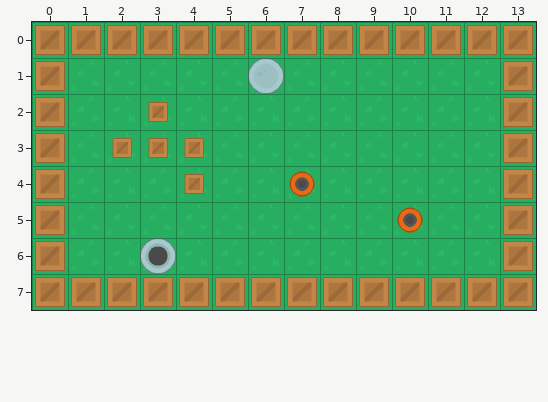
Level history. Tiled map: bot-battles/data/source/map.tmx. Above: the version before the commit.
Cells are 64x64 px. Shown: x 0..13, y 0..7.
The same view after the edit:
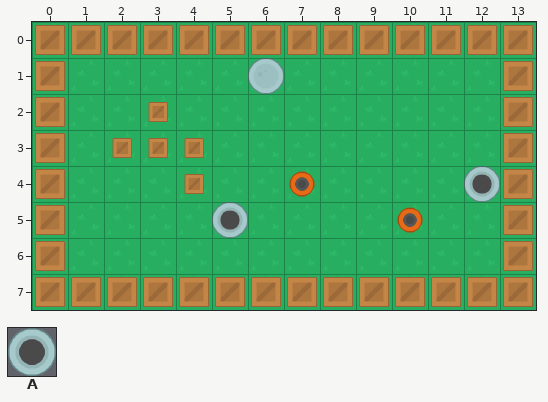
Key: from "map": A 367.
Objects are placed by their top-left corner, in cells (3,4 is the top-left corner of cell 3,4); size is 1x1 cell unless given.
The edit:
Layer "weaponSpawner":
changed: A "weaponSpawner1" at 3,6 -> A "weaponSpawner1" at 5,5
added: A "weaponSpawner1" at 12,4
Pixel boxes of the changes (left, top, right, bottom) in both pictures:
added: (464, 166, 500, 202)
new place: (212, 202, 248, 238)
old place: (140, 238, 176, 274)
